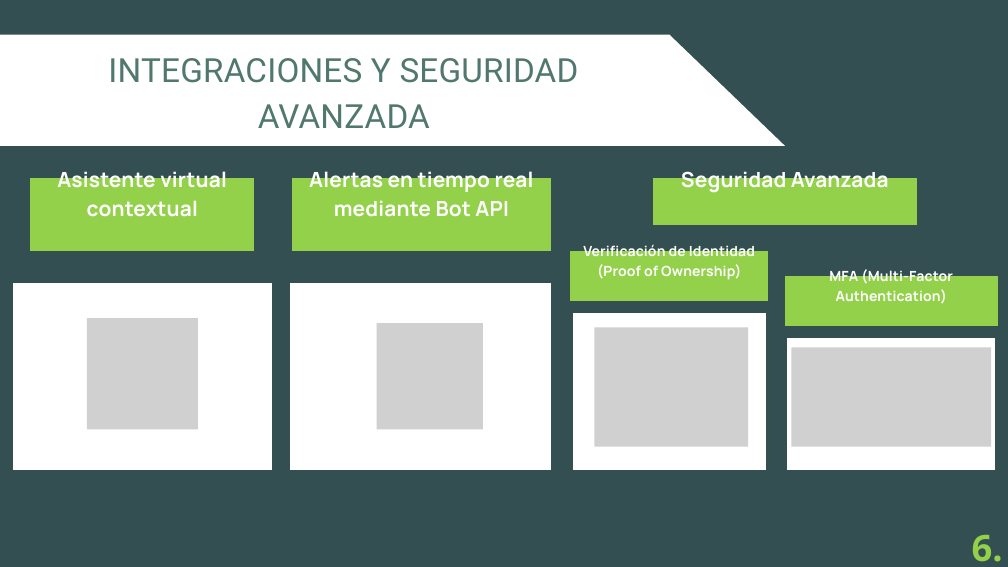
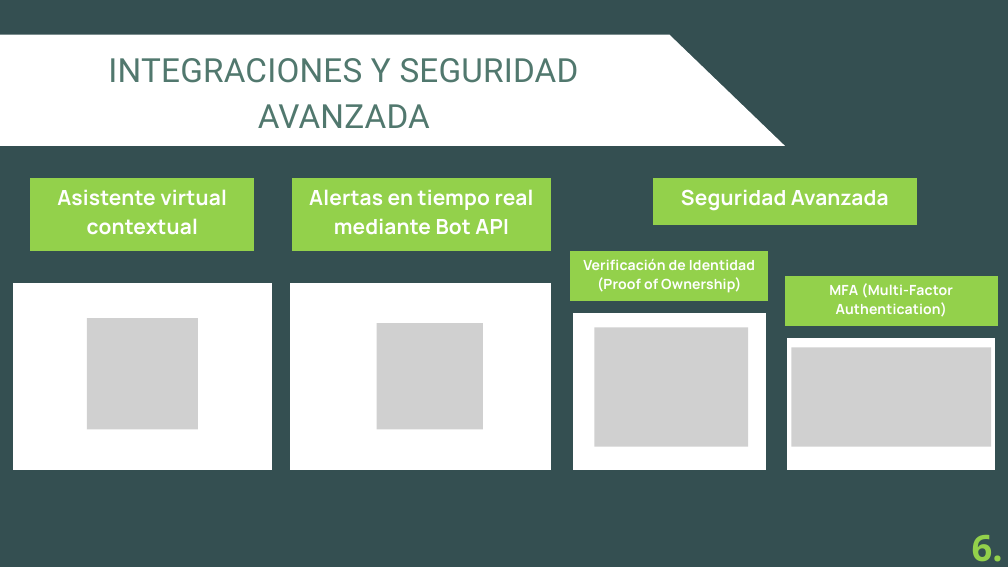
Before and after one commit to egilp04/TFG_Cuidados, a slide deck: slide 8 of documentacion_extra/presentacion/cuidaDos.pptx. Drawn at 1008x567 pixels with LibreOffice and Linux fonts; fonts in the diff are those of the drawing; grey boxes stand for pictures. Boxes give left, top, right and bottom in pixels: in the first picture for what was removed or moved away, otherwise in the second. Text is boxed around its words. In the diff, an @@ line names an element or a change of style, - is before the commit and + after.

```diff
--- a/documentacion_extra/presentacion/cuidaDos.pptx
+++ b/documentacion_extra/presentacion/cuidaDos.pptx
@@ text "Asistente virtual contextual" rewrapped from [57, 167, 227, 217] to [57, 189, 227, 235] @@
@@ text "Alertas en tiempo real mediante ..." rewrapped from [309, 167, 534, 217] to [309, 189, 534, 235] @@
@@ text "Seguridad Avanzada" rewrapped from [681, 167, 889, 193] to [681, 189, 889, 211] @@
@@ text "Verificación de Identidad (Proof of ...": place and size @@
-text "Verificación de Identidad (Proof of ..." at [583, 243, 755, 280]
+text "Verificación de Identidad (Proof of ..." at [583, 259, 755, 293]
@@ text "MFA (Multi-Factor Authentication)": place and size @@
-text "MFA (Multi-Factor Authentication)" at [829, 268, 953, 304]
+text "MFA (Multi-Factor Authentication)" at [829, 283, 953, 317]
```
Also in this commit, not shown: 3 other slides changed.
